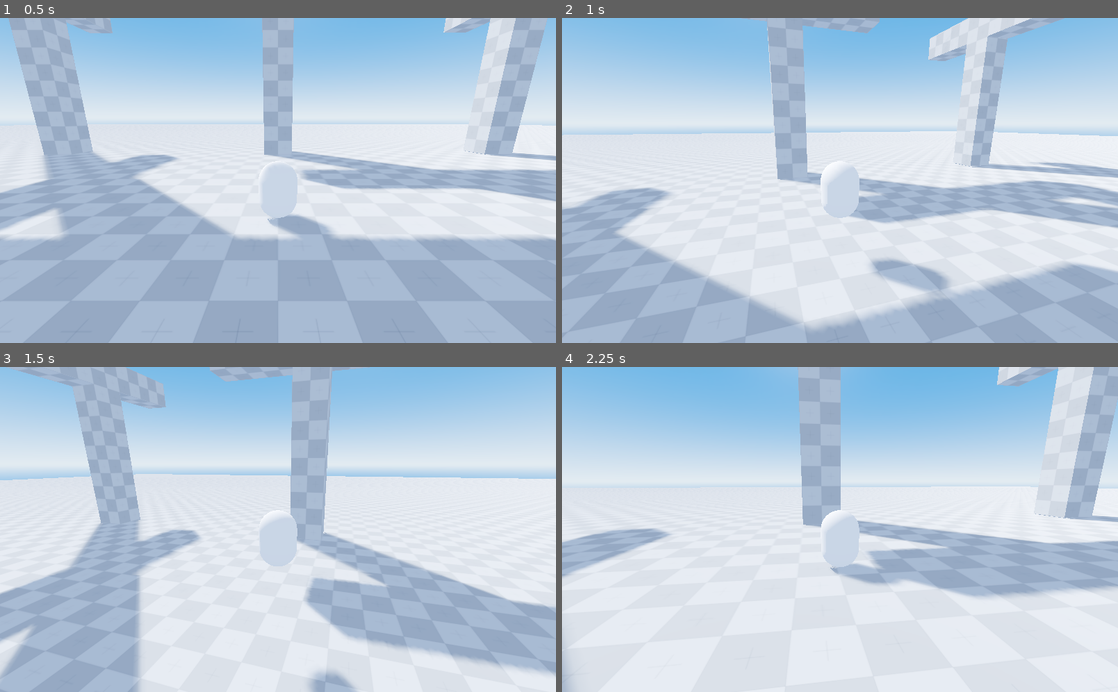
Above: before the commit, frames 1-4 (two rows, left to right).
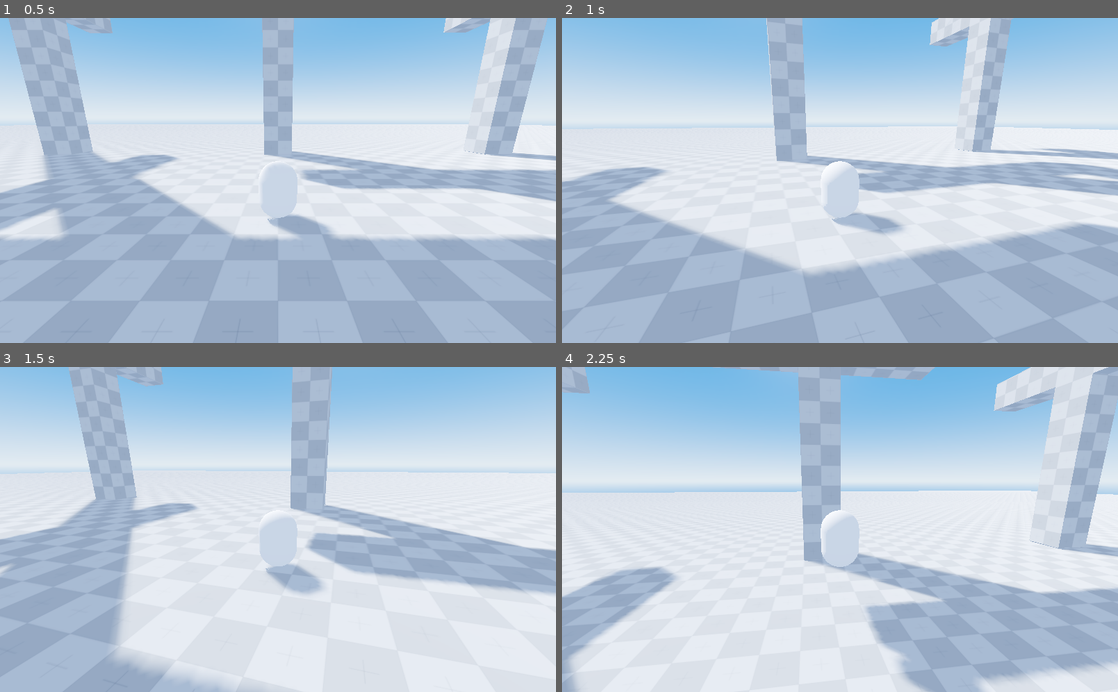
Above: after the commit, the same moments.

Repository: nickyvanurk/game-prototypes
Game: Godot game, scene res://world/world.tscn
Two runs of this game, one before a commit and one after it. Both use one fixed random seed, a clock stepped at 60 frames per second and the inputs below.
Inputs (mouse positions are in pixels of both pictures, inside the frame that each line leads up to):
- Up to frame 1 (0.5 s): no input
- Up to frame 2 (1 s): tap Enter at 0.5 s; move the mouse to (867, 180) at 0.52 s; hold W (move_forward) from 0.53 s (still down); hold Right mouse button (grapple) from 0.53 s (still down); tap Space (jump) at 0.77 s
- Up to frame 3 (1.5 s): keep holding W (move_forward); move the mouse to (250, 529) at 1.27 s; release Right mouse button (grapple) at 1.28 s; right-click (250, 529) at 1.35 s
- Up to frame 4 (2.25 s): keep holding W (move_forward); tap Space (jump) at 1.52 s; move the mouse to (851, 523) at 2.02 s; hold F (reel_out) from 2.03 s (still down)

Frame 1 is identical in both runs. In frame 2, 24% of the frame differs, in the area x 0-100%, y 0-100%; in frame 3, 25%; in frame 4, 26%.

Commit message:
Disable gravity on attached

Diff:
--- a/grappling-hook/grappling-hook/grappling_hook.gd
+++ b/grappling-hook/grappling-hook/grappling_hook.gd
@@ -15,7 +15,8 @@
 		print("Reeling out...")
 
 func grapple(target):
-	state = State.Grappling
+	# state = State.Grappling
+	state = State.Attached
 	print("Grappling towards: " + str(target))
 
 func release():
@@ -23,3 +24,6 @@
 		print("Releasing")
 
 	state = State.Released
+
+func is_attached():
+	return [State.Attached, State.ReelingIn, State.ReelingOut].has(state)
--- a/grappling-hook/player/player.gd
+++ b/grappling-hook/player/player.gd
@@ -34,7 +34,9 @@
 
 	velocity.x = velocity.x + (direction.x * speed - velocity.x) * (acceleration * delta)
 	velocity.z = velocity.z + (direction.z * speed - velocity.z) * (acceleration * delta)
-	velocity.y = clamp(velocity.y - (gravity * delta), -terminal_velocity, terminal_velocity)
+
+	if !grappling_hook.is_attached():
+		velocity.y = clamp(velocity.y - (gravity * delta), -terminal_velocity, terminal_velocity)
 
 	if Input.is_action_just_pressed("jump") and is_on_floor():
 		velocity.y = jump_impulse
